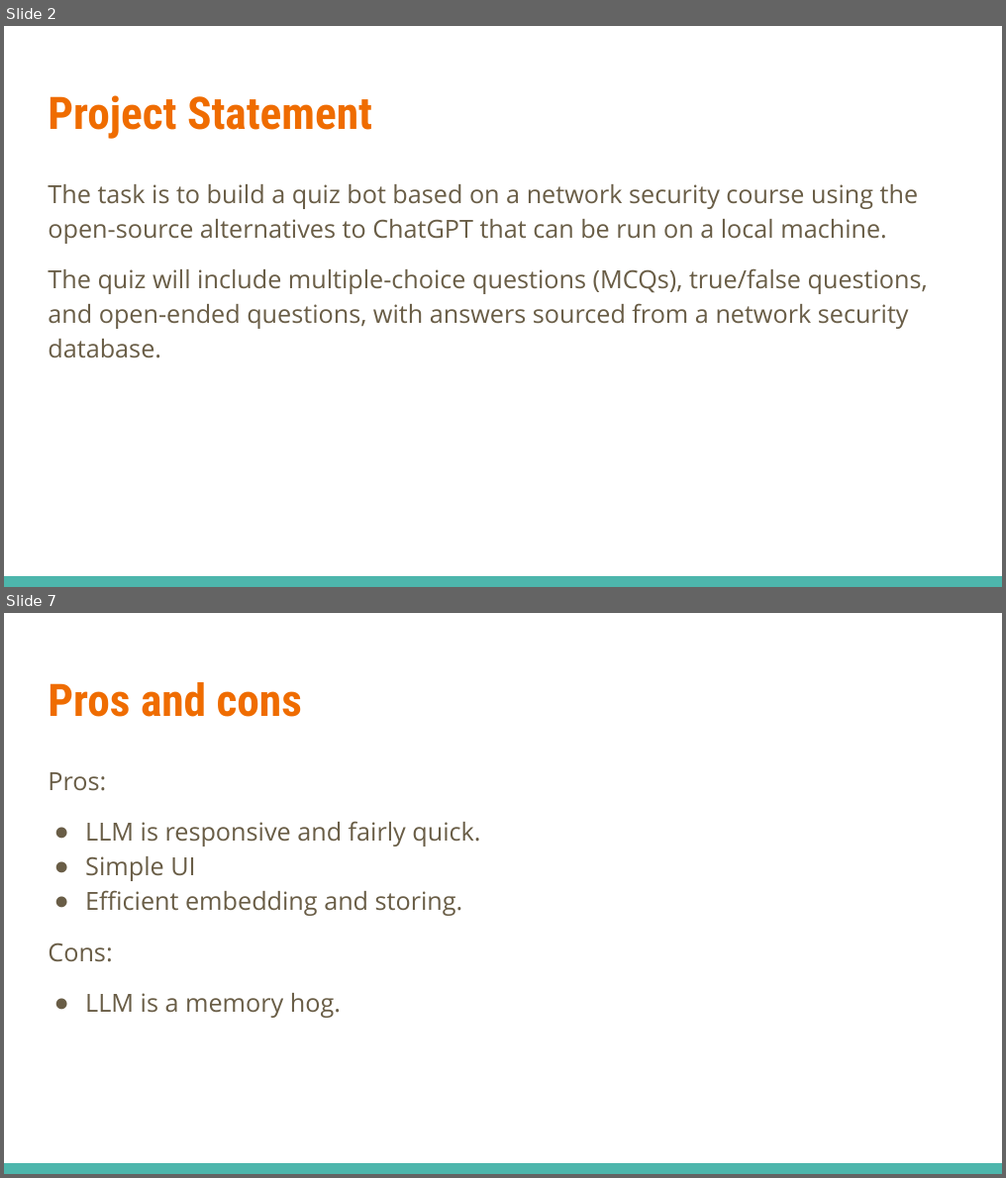
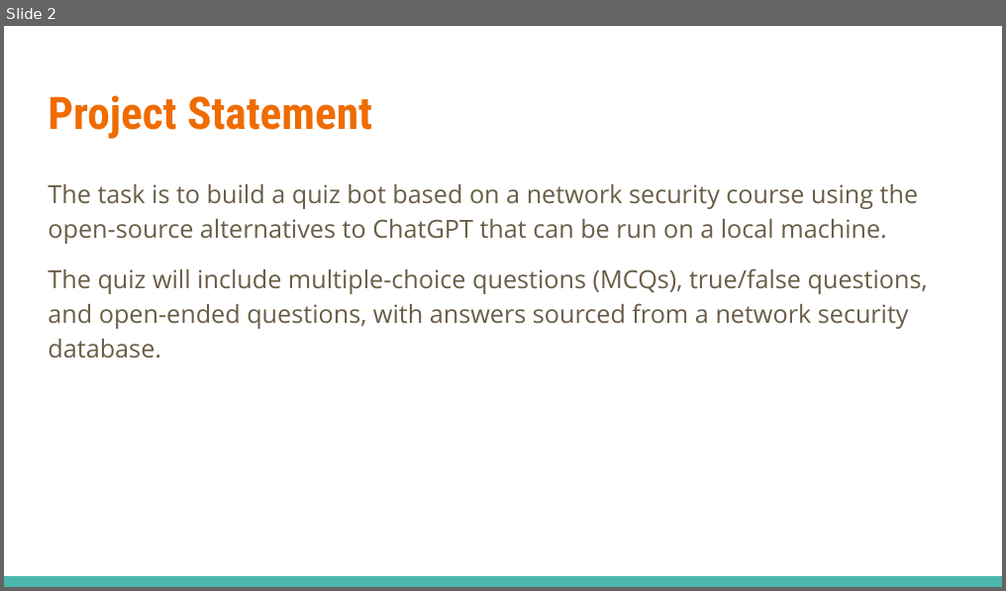
Before and after one commit to tvnikhil/QuizBot, a slide deck: Grp2_presentation.pptx. Shown one above the other, each under a label of ours: slides 2 and 7 before the commit, slide 2 after it; the slides between them are not shown. The pictures are 1006x1178 and 1006x591 pixels, drawn with LibreOffice and Linux fonts; fonts in the diff are those of the drawing. Boxes give left, top, right and bottom in pixels: in the first picture for what was removed or moved away, otherwise in the second. Text is boxed around its words. In the diff, an @@ line names an element or a change of style, - is before the commit and + after.

```diff
--- a/Grp2_presentation.pptx
+++ b/Grp2_presentation.pptx
@@ slide 7 removed at (4,613,1002,1174), background #FFFFFF; not listed: 1 template element that a slide beside it also shows @@
@@ title removed at (48,682,302,717) @@
-Pros and cons
@@ text removed at (48,772,480,1018) @@
-Pros:
-● LLM is responsive and fairly quick.
-● Simple UI
-● Efficient embedding and storing.
-Cons:
-● LLM is a memory hog.
```
Also in this commit, not shown: 1 slide changed, 1 slide added, 7 other slides removed, 7 other files.
